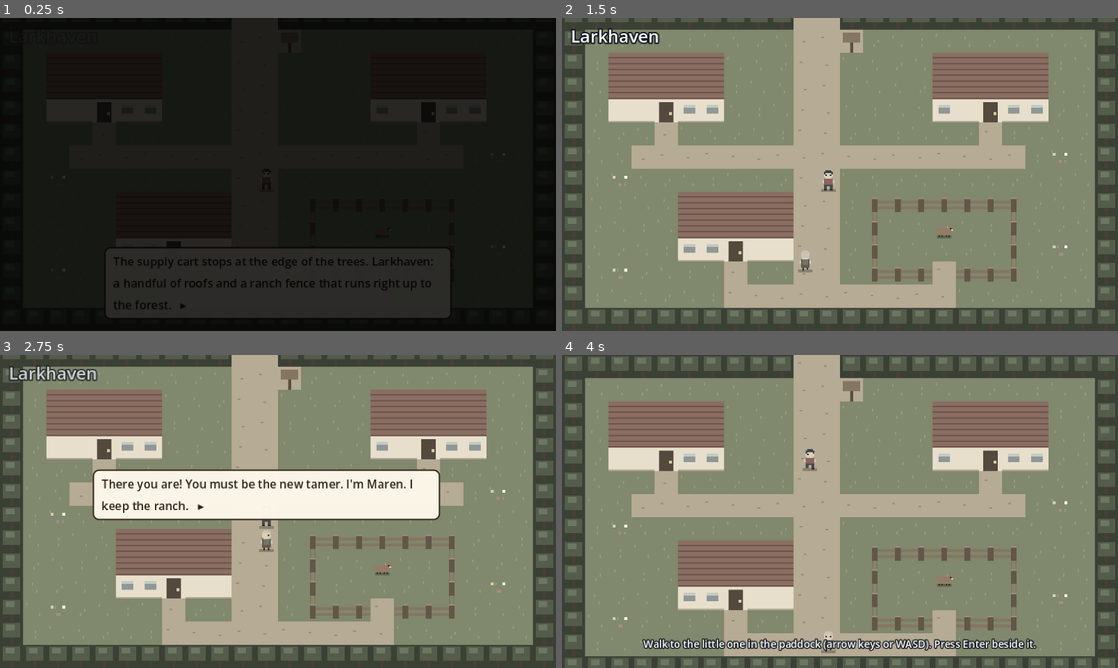
Above: before the commit, frames 1-4 (two rows, left to right).
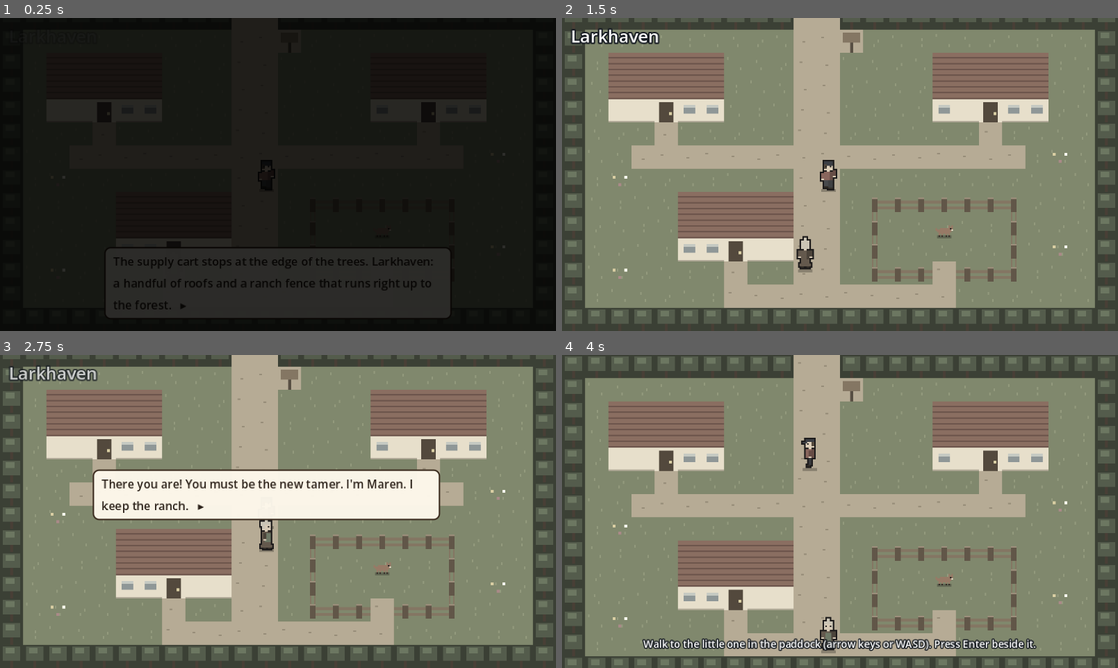
Above: after the commit, the same moments.

Repository: ecbarish/idle-arcade
Game: Godot game, scene res://scenes/main.tscn
Same seed, same stepped clock (60 frames per second), same inputs: the game is played once before the commit and once after it.
Inputs (mouse positions are in pixels of both pictures, inside the frame that each line leads up to):
- Up to frame 1 (0.25 s): no input
- Up to frame 2 (1.5 s): tap Enter (ui_accept) at 0.5, 0.77 s; move the mouse to (962, 158) at 0.52 s; hold Right (ui_right) 0.53-1.28 s; tap E at 0.6, 1.35 s; click (962, 158) at 0.67 s; move the mouse to (728, 190) at 1.27 s; hold Down (ui_down) from 1.28 s (still down)
- Up to frame 3 (2.75 s): tap Enter (ui_accept) at 1.52 s; move the mouse to (333, 442) at 2.02 s; release Down (ui_down) at 2.03 s; hold Right (ui_right) from 2.03 s (still down); tap E at 2.1 s
- Up to frame 4 (4 s): move the mouse to (812, 574) at 2.77 s; release Right (ui_right) at 2.78 s; hold Up (ui_up) 2.78-3.53 s; tap E at 2.85, 3.6 s; click (812, 574) at 2.92 s; tap Enter (ui_accept) at 3.02, 3.5, 3.77 s; move the mouse to (1006, 558) at 3.52 s; hold Left (ui_left) from 3.53 s (still down)

The runs differ from the first frame. In frame 1, less than 0.1% of the frame differs, in the area x 46-50%, y 45-55%; in frame 2, 0.5%, in the area x 42-50%, y 45-81%; in frame 3, 0.2%; in frame 4, 0.4%.

Commit message:
Godot trial: figures built from parts (legs, swinging arms, 4-frame walk, blinking, glances, outline); 3D-ready art principles
Co-Authored-By: Claude Opus 5.5 <noreply@anthropic.com>

Diff:
--- a/wildbond-godot/scripts/main.gd
+++ b/wildbond-godot/scripts/main.gd
@@ -235,11 +235,79 @@
 		if m == cub and cub_bonded and stage == "bonded":
 			bob = -abs(sin(t * 6.0)) * 3.0         # it hops for joy
 		draw_rect(Rect2(m.pos + Vector2(3, 14), Vector2(10, 2)), Color(0, 0, 0, 0.25))   # a soft shadow
-		if base.size() > 8:
-			_draw_sprite(person_pose(base, m.face, walking, frame), m.pos + Vector2(3, 1 + bob), m.face != Vector2i.LEFT)
+		if m == me or m == maren:
+			draw_person(m, LOOKS["tamer" if m == me else "maren"], walking, float(i))
 		else:
 			_draw_sprite(creature_pose(base, walking, frame), m.pos + Vector2(2, 7 + bob), m.right)
 
+
+## People are built from parts (head, hair, body, arms, legs or a skirt), not flat pictures, so the same figure can
+## walk four ways with swinging arms, blink and glance around, be recoloured in the character creator, and later
+## become a simple 3D rig. About 12x20 pixels, standing on their tile with a dark outline (docs/wildbond-plan.md).
+const LOOKS := {
+	"tamer": { "skin": Color("f1c9a0"), "hair": Color("6b4423"), "hat": Color("2a3f6b"), "shirt": Color("d8453a"), "legs": Color("3a4a6a"), "shoes": Color("3a2a1a"), "style": "cap" },
+	"maren": { "skin": Color("e8c4a0"), "hair": Color("c9c3b8"), "shirt": Color("7a5236"), "apron": Color("4f8a5a"), "legs": Color("7a5236"), "shoes": Color("3a2a1a"), "style": "bun", "skirt": true },
+}
+const OUTLINE := Color("1e1a22")
+
+func draw_person(m: Mover, look: Dictionary, walking: bool, seed: float) -> void:
+	var face := m.face
+	var frame := int(m.step_t * 8.0) % 4 if walking else 0       # 0 left foot up, 1 pass, 2 right foot up, 3 pass
+	var blink := fmod(t + seed * 1.7, 3.3) < 0.12
+	if not walking and face == Vector2i.DOWN and fmod(t + seed, 6.0) > 5.2:
+		face = Vector2i.LEFT if int(t + seed) % 2 == 0 else Vector2i.RIGHT   # a glance around while standing
+	var bob := -1 if walking and (frame == 1 or frame == 3) else 0
+	var o := m.pos + Vector2(2, -5 + bob)
+	var side := face.x != 0
+	var swing := 1 if frame == 0 else (-1 if frame == 2 else 0)
+	var parts: Array = []                                           # [x, y, w, h, colour], outlined together
+	var shade: Color = (look.shirt as Color).darkened(0.25)
+	# legs (or a skirt), with the stepping foot lifted
+	if look.get("skirt", false):
+		parts.append([3, 13, 6, 3, look.legs]); parts.append([2, 16, 8, 2, look.legs])
+		parts.append([3 + (1 if frame == 0 else 0), 18, 2, 1, look.shoes]); parts.append([7 - (1 if frame == 2 else 0), 18, 2, 1, look.shoes])
+	elif side:
+		var fwd := 1 if face == Vector2i.RIGHT else -1
+		parts.append([5 + swing * fwd, 13, 2, 5 - (1 if frame == 0 else 0), look.legs]); parts.append([5 - swing * fwd, 13, 2, 5 - (1 if frame == 2 else 0), (look.legs as Color).darkened(0.2)])
+		parts.append([5 + swing * fwd + (1 if face == Vector2i.RIGHT else -1), 18 - (1 if frame == 0 else 0), 2, 1, look.shoes])
+	else:
+		var up_l := 1 if frame == 0 else 0
+		var up_r := 1 if frame == 2 else 0
+		parts.append([3, 13, 3, 5 - up_l, look.legs]); parts.append([6, 13, 3, 5 - up_r, (look.legs as Color).darkened(0.12)])
+		parts.append([3, 18 - up_l, 3, 1, look.shoes]); parts.append([6, 18 - up_r, 3, 1, look.shoes])
+	# body, apron and arms (arms swing against the legs)
+	parts.append([3, 7, 6, 6, look.shirt]); parts.append([7, 7, 2, 6, shade])
+	if look.has("apron") and face != Vector2i.UP:
+		parts.append([4 if not side else (5 if face == Vector2i.RIGHT else 3), 8, 4, 6, look.apron])
+	if side:
+		parts.append([5 - swing, 8, 2, 4, shade]); parts.append([5 - swing, 12, 2, 1, look.skin])
+	else:
+		parts.append([1, 7 + swing, 2, 4, look.shirt]); parts.append([1, 11 + swing, 2, 1, look.skin])
+		parts.append([9, 7 - swing, 2, 4, shade]); parts.append([9, 11 - swing, 2, 1, look.skin])
+	# head, hair and eyes
+	parts.append([5, 6, 2, 1, look.skin]); parts.append([3, 0, 6, 6, look.skin])
+	match look.get("style", "short"):
+		"cap":
+			parts.append([3, 0, 6, 2, look.hat])
+			if face == Vector2i.DOWN: parts.append([3, 2, 6, 1, look.hat])
+			elif side: parts.append([(8 if face == Vector2i.RIGHT else 1), 2, 3, 1, look.hat])
+			parts.append([(3 if face != Vector2i.LEFT else 7), 2, 2, 3 if face != Vector2i.UP else 4, look.hair])
+		"bun":
+			parts.append([3, 0, 6, 2, look.hair]); parts.append([5, -2, 2, 2, look.hair])
+			if not side: parts.append([3, 2, 1, 3, look.hair]); parts.append([8, 2, 1, 3, look.hair])
+			else: parts.append([(3 if face == Vector2i.RIGHT else 7), 1, 2, 4, look.hair]); parts.append([(2 if face == Vector2i.RIGHT else 8), 0, 2, 3, look.hair])   # the bun at the back of her head
+	if face == Vector2i.UP:
+		parts.append([3, 2, 6, 4, look.hair] if look.style == "cap" else [3, 1, 6, 5, look.hair])
+	var eye := Color("222222") if not blink else (look.skin as Color).darkened(0.3)
+	if face == Vector2i.DOWN:
+		parts.append([4, 3, 1, 1, eye]); parts.append([7, 3, 1, 1, eye])
+	elif side:
+		parts.append([7 if face == Vector2i.RIGHT else 4, 3, 1, 1, eye])
+	# outline first, then the parts on top
+	for p in parts:
+		draw_rect(Rect2(o + Vector2(p[0] - 1, p[1] - 1), Vector2(p[2] + 2, p[3] + 2)), OUTLINE)
+	for p in parts:
+		draw_rect(Rect2(o + Vector2(p[0], p[1]), Vector2(p[2], p[3])), p[4])
 ## A person's look from the way they face: front (both eyes), back (all hair), side (one eye, flipped for left),
 ## with the feet stepping in turn while they walk.
 func person_pose(rows: Array, face: Vector2i, walking: bool, frame: int) -> Array:
Not shown, changed: START-HERE.md
Not shown, changed: docs/wildbond-plan.md
